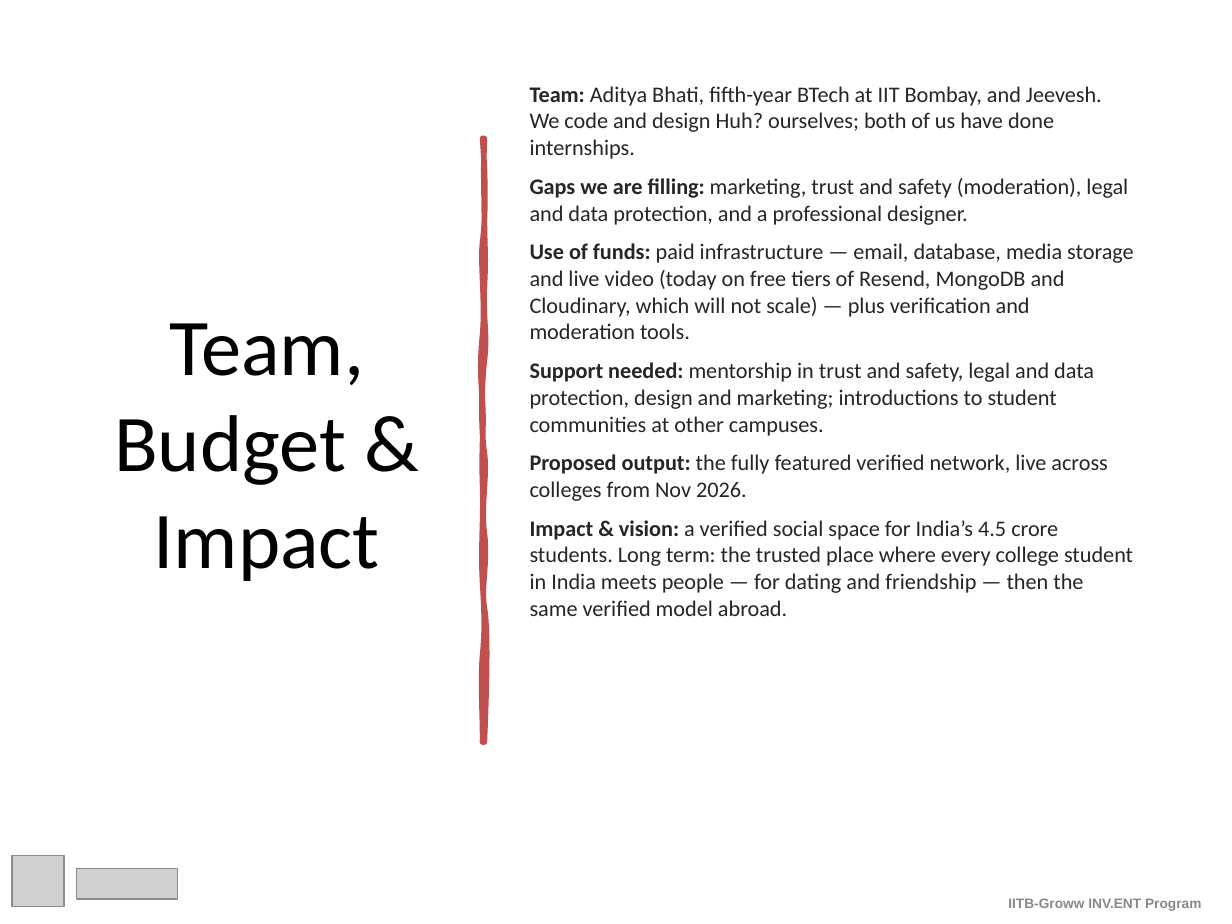
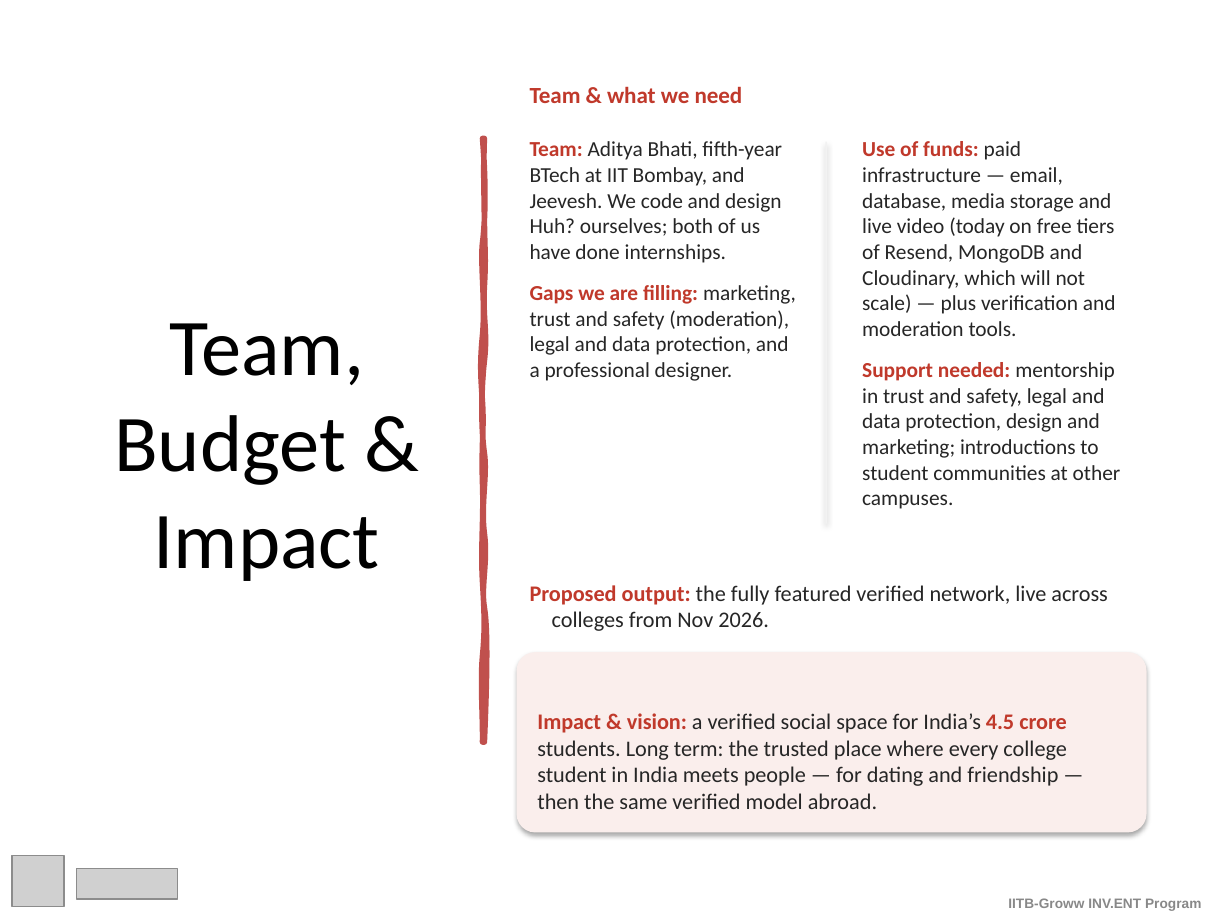
Before and after one commit to Adibhati/Matchalize3, a slide deck: slide 5 of Huh_PitchDeck.pptx. Drawn at 1232x924 pixels with LibreOffice and Linux fonts; fonts in the diff are those of the drawing; grey boxes stand for pictures. Boxes give left, top, right and bottom in pixels: in the first picture for what was removed or moved away, otherwise in the second. Text is boxed around its words. In the diff, an @@ line names an element or a change of style, - is before the commit and + after.

```diff
--- a/Huh_PitchDeck.pptx
+++ b/Huh_PitchDeck.pptx
@@ text at <box>530,86,1128,225</box>: paragraphs removed @@
-Team: Aditya Bhati, fifth-year BTech at IIT Bombay, and Jeevesh. We code and design Huh? ourselves; both of us have done internships.
-Gaps we are filling: marketing, trust and safety (moderation), legal and data protection, and a professional designer.
@@ text added at <box>530,86,743,103</box>, 13.5 pt, text #C0392B, bold @@
+Team & what we need
@@ text added at <box>530,141,796,381</box>, 12.5 pt, text #262626 @@
+Team: Aditya Bhati, fifth-year BTech at IIT Bombay, and Jeevesh. We code and design Huh? ourselves; both of us have done internships.
+Gaps we are filling: marketing, trust and safety (moderation), legal and data protection, and a professional designer.
@@ rectangle added at <box>825,142,827,524</box>, fill #F2F2F2 @@
@@ text "Use of funds: paid infrastructure ...": place and size @@
-text "Use of funds: paid infrastructure ..." at <box>530,86,1134,616</box>
+text "Use of funds: paid infrastructure ..." at <box>862,141,1121,509</box>
@@ text "Use of funds: paid infrastructure ..." at <box>862,141,1121,509</box>: size 13 to 12.5 pt; text colour #262626 to #C0392B in "Use of funds:", "Support needed:"; more space between paragraphs; less space between paragraphs @@
@@ text at <box>530,454,1133,616</box>: paragraphs removed @@
-Proposed output: the fully featured verified network, live across colleges from Nov 2026.
-Impact & vision: a verified social space for India’s 4.5 crore students. Long term: the trusted place where every college student in India meets people — for dating and friendship — then the same verified model abroad.
@@ text added at <box>530,585,1107,631</box>, 13 pt, text #262626 @@
+Proposed output: the fully featured verified network, live across colleges from Nov 2026.
@@ rounded rectangle added at <box>517,653,1146,832</box>, fill #FAEEEC, outline #FAEEEC 1 pt, 13 pt, text #262626 @@
+Impact & vision: a verified social space for India’s 4.5 crore students. Long term: the trusted place where every college student in India meets people — for dating and friendship — then the same verified model abroad.
```
Also in this commit, not shown: 5 other slides changed, 7 other files.
